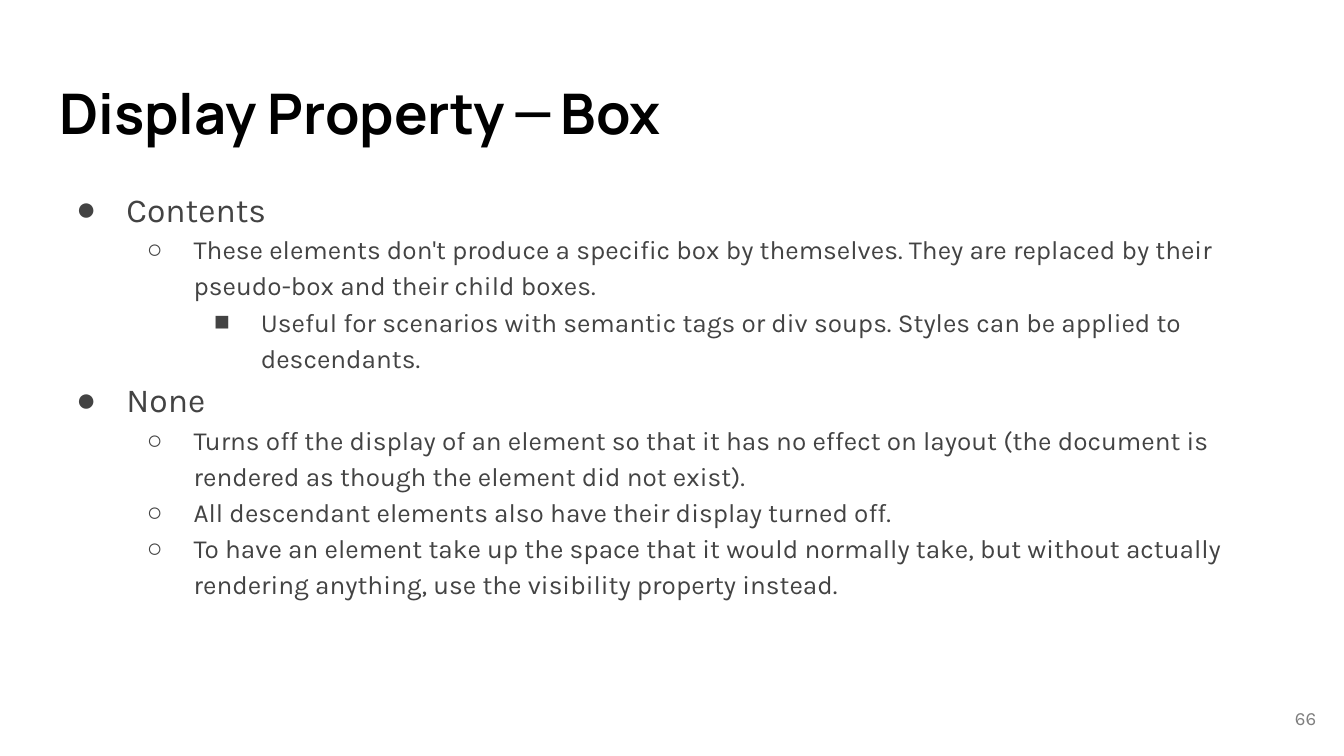
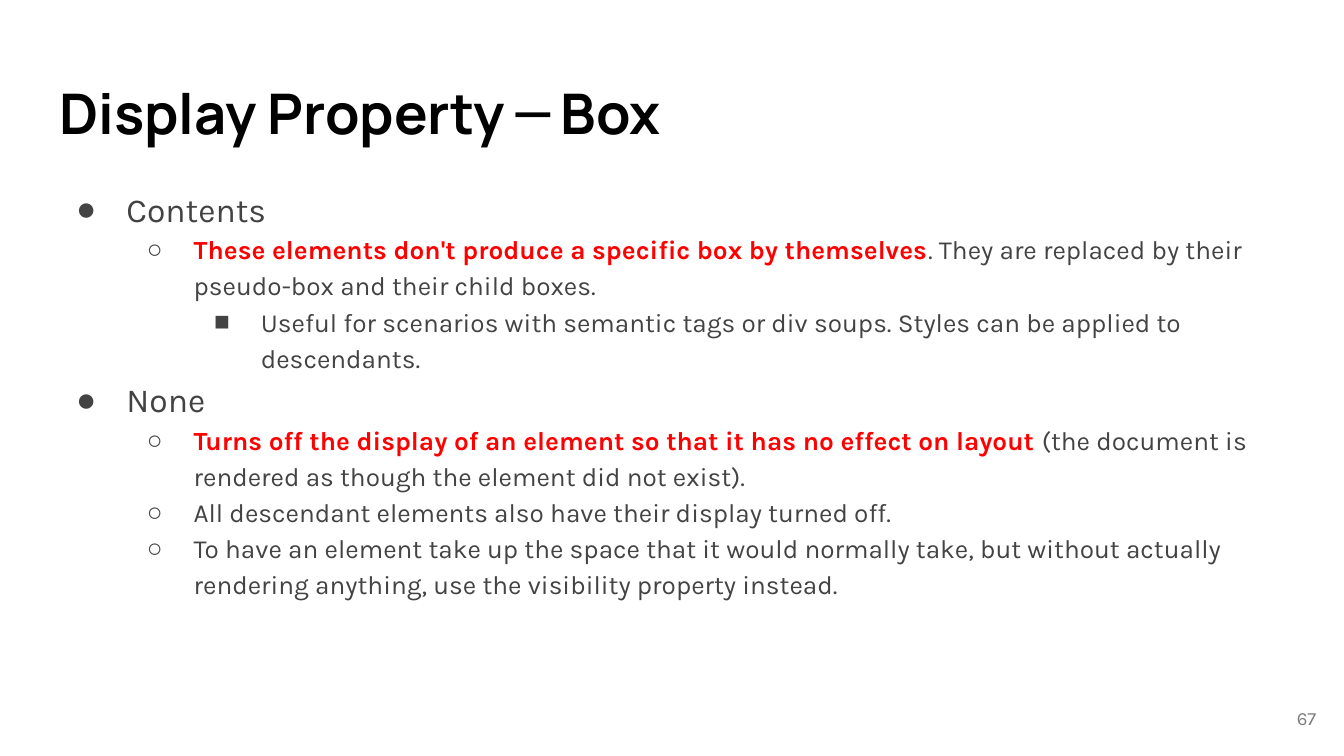
Before and after one commit to lancwyy/WebDev, a slide deck: slide 67 of Lecture_Materials/03-CSS.pptx (slide 66 before the commit). Drawn at 1344x756 pixels with LibreOffice and Linux fonts; fonts in the diff are those of the drawing. Boxes give left, top, right and bottom in pixels: in the first picture for what was removed or moved away, otherwise in the second. Text is boxed around its words. In the diff, an @@ line names an element or a change of style, - is before the commit and + after.

```diff
--- a/Lecture_Materials/03-CSS.pptx
+++ b/Lecture_Materials/03-CSS.pptx
@@ text at (194,240,1247,493): text colour #434343 to #FF0000, bold on in "These elements don't produce a specific box ...", "Turns off the display of an element ..." @@
@@ page number at (1297,713,1316,725): text changed @@
-66
+67
```
Also in this commit, not shown: 2 other slides changed, 1 slide added, 2 slides removed, 19 other files.
